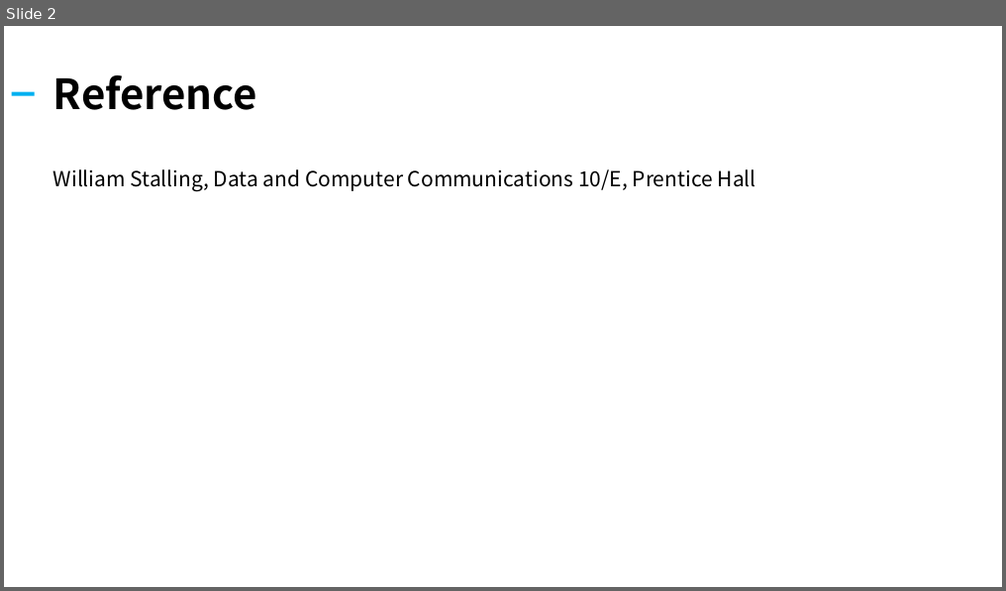
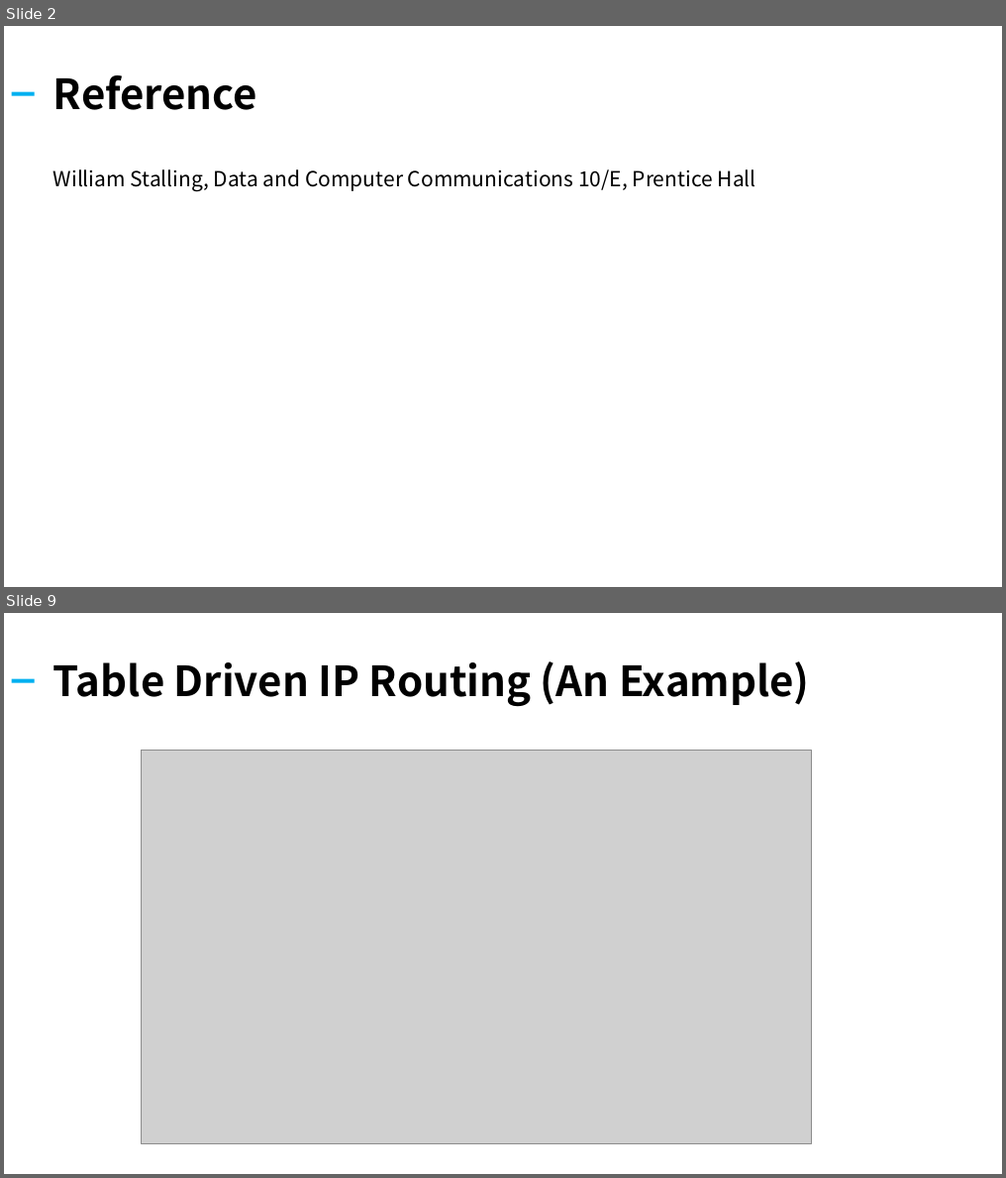
Before and after one commit to kiku99/AWS, a slide deck: Network/05. Network Internet Protocol (2).pptx. Shown one above the other, each under a label of ours: slide 2 before the commit, slides 2 and 9 after it; the slides between them are not shown. The pictures are 1006x591 and 1006x1178 pixels, drawn with LibreOffice and Linux fonts; fonts in the diff are those of the drawing; grey boxes stand for pictures. Boxes give left, top, right and bottom in pixels: in the first picture for what was removed or moved away, otherwise in the second. Text is boxed around its words. In the diff, an @@ line names an element or a change of style, - is before the commit and + after.

```diff
--- a/Network/05. Network Internet Protocol (2).pptx
+++ b/Network/05. Network Internet Protocol (2).pptx
@@ slide 9 added at <box>4,613,1002,1174</box>, background #FFFFFF @@
@@ title added at <box>54,662,810,707</box>, 40 pt, text #000000, bold @@
+Table Driven IP Routing (An Example)
@@ rectangle added at <box>12,679,35,682</box>, fill #00B0F0 @@
@@ picture added at <box>142,750,812,1144</box> @@
```
Also in this commit, not shown: 1 slide changed, 22 other slides added, 16 slides removed, 1 other file.
